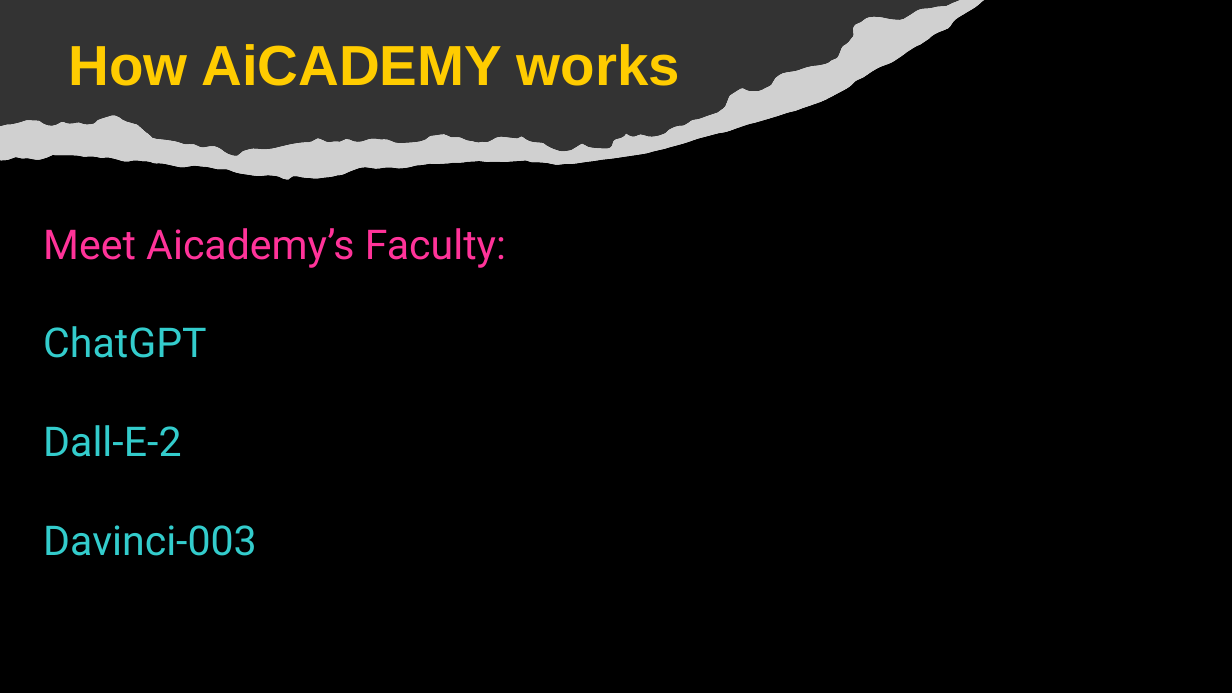
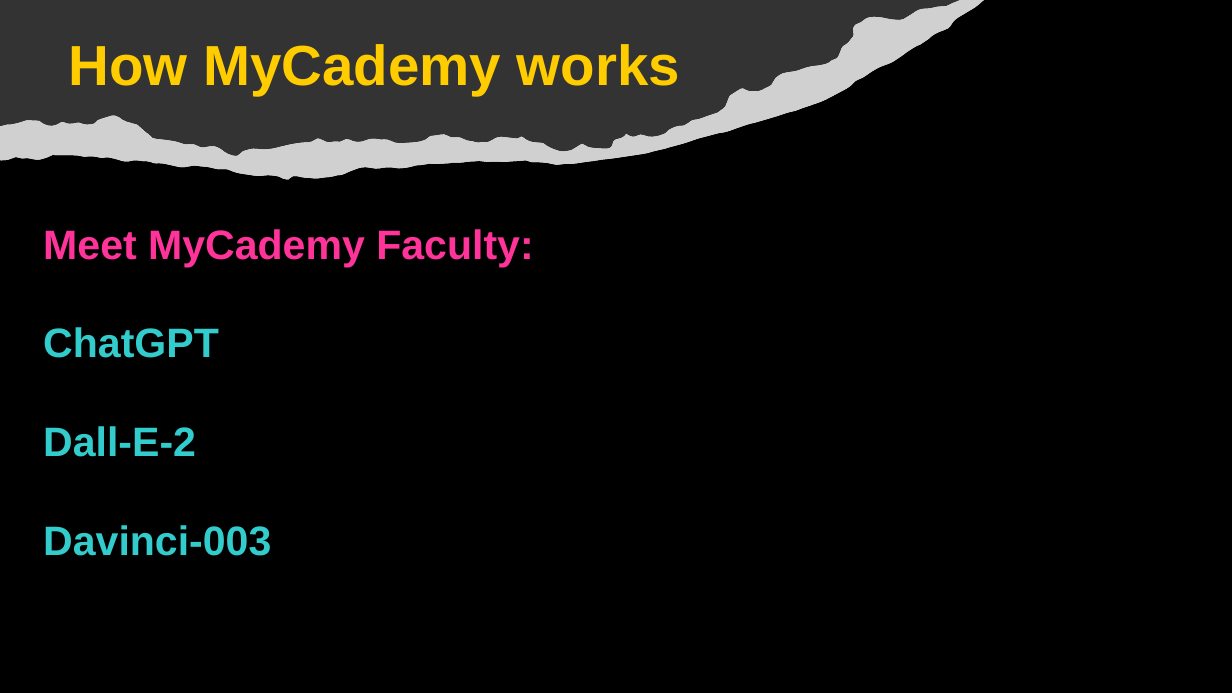
Before and after one commit to Adibvafa/MyCademy, a slide deck: slide 4 of Presentation.pptx. Drawn at 1232x693 pixels with LibreOffice and Linux fonts; fonts in the diff are those of the drawing; grey boxes stand for pictures. Boxes give left, top, right and bottom in pixels: in the first picture for what was removed or moved away, otherwise in the second. Text is boxed around its words. In the diff, an @@ line names an element or a change of style, - is before the commit and + after.

```diff
--- a/Presentation.pptx
+++ b/Presentation.pptx
@@ text at <box>69,44,680,96</box>: text changed @@
-How AiCADEMY works
+How MyCademy works
@@ title at <box>43,229,533,556</box>: text changed; font Roboto to Arial; bold on @@
-Meet Aicademy’s Faculty:
-ChatGPT
-Dall-E-2
-Davinci-003
+Meet MyCademy Faculty:
+ChatGPT
+Dall-E-2
+Davinci-003
```
Also in this commit, not shown: 7 other slides changed, 4 other files.
